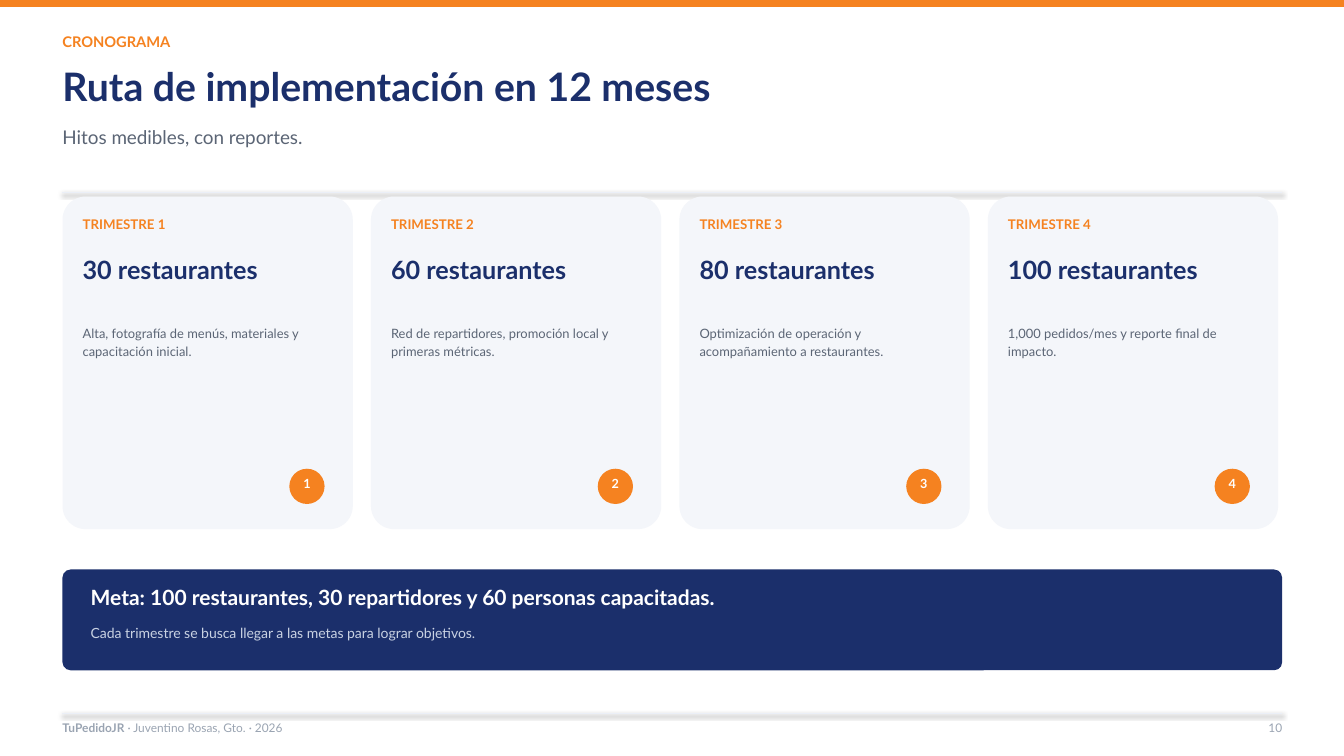
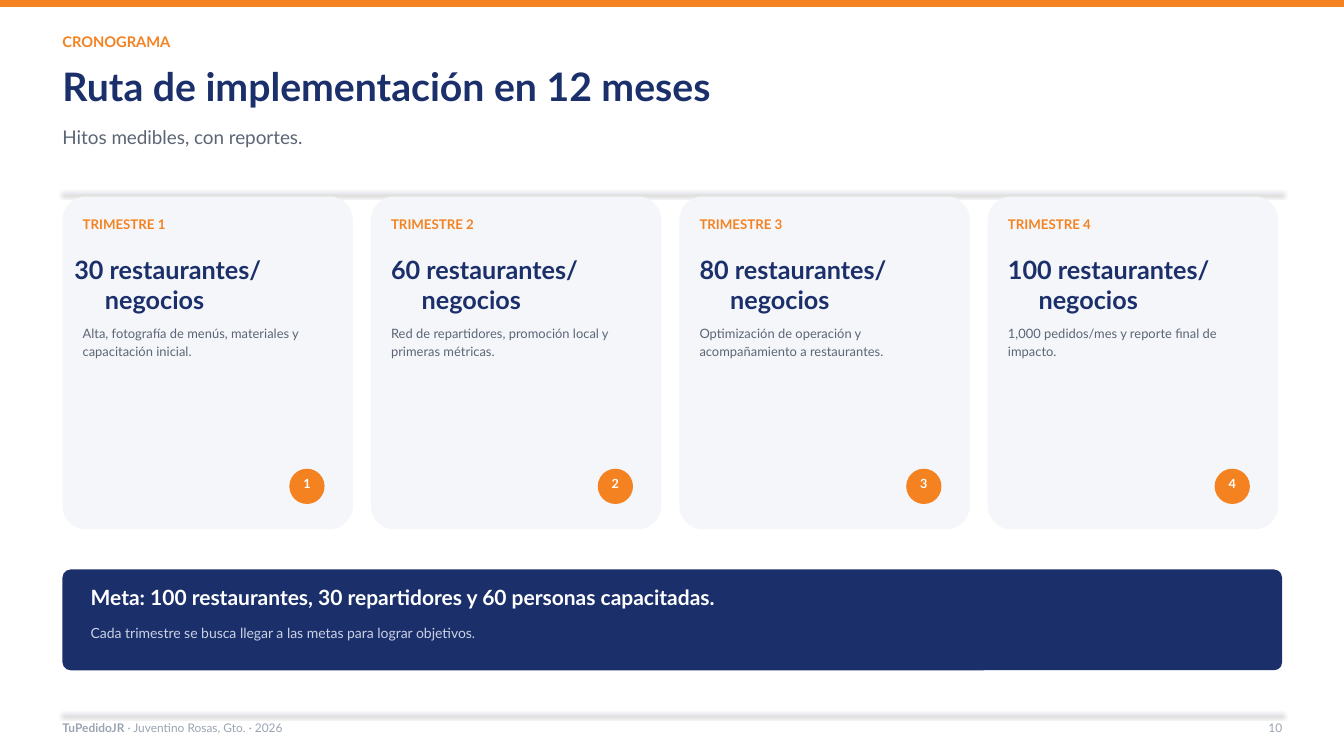
Before and after one commit to Lodoman-old/TuPedidoJR, a slide deck: slide 10 of docs/presentacion/TuPedidoJR_2026.pptx. Drawn at 1344x756 pixels with LibreOffice and Linux fonts; fonts in the diff are those of the drawing. Boxes give left, top, right and bottom in pixels: in the first picture for what was removed or moved away, otherwise in the second. Text is boxed around its words. In the diff, an @@ line names an element or a change of style, - is before the commit and + after.

Commit message:
Agrega motomandado de negocio a las presentaciones

```diff
--- a/docs/presentacion/TuPedidoJR_2026.pptx
+++ b/docs/presentacion/TuPedidoJR_2026.pptx
@@ text at (74, 260, 262, 314): text changed @@
-30 restaurantes
+30 restaurantes/
+negocios
@@ text at (391, 260, 578, 314): text changed @@
-60 restaurantes
+60 restaurantes/
+negocios
@@ text at (700, 260, 887, 314): text changed @@
-80 restaurantes
+80 restaurantes/
+negocios
@@ text at (1008, 260, 1210, 314): text changed @@
-100 restaurantes
+100 restaurantes/
+negocios
```
Also in this commit, not shown: 12 other slides changed, 7 other files.
